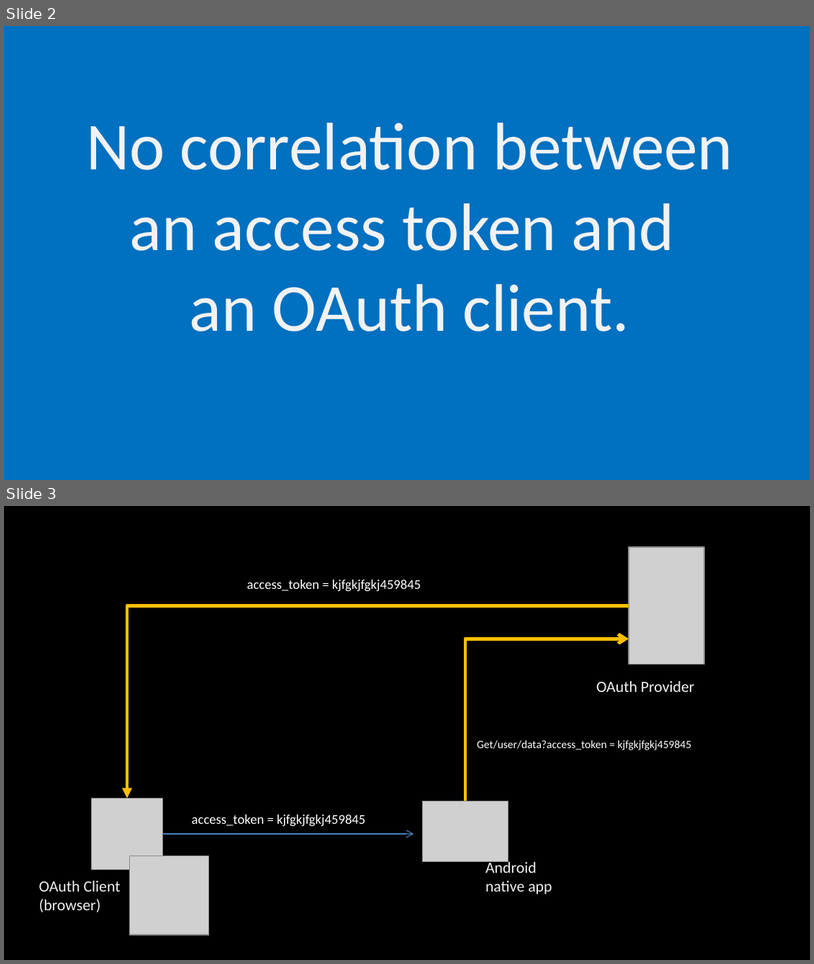
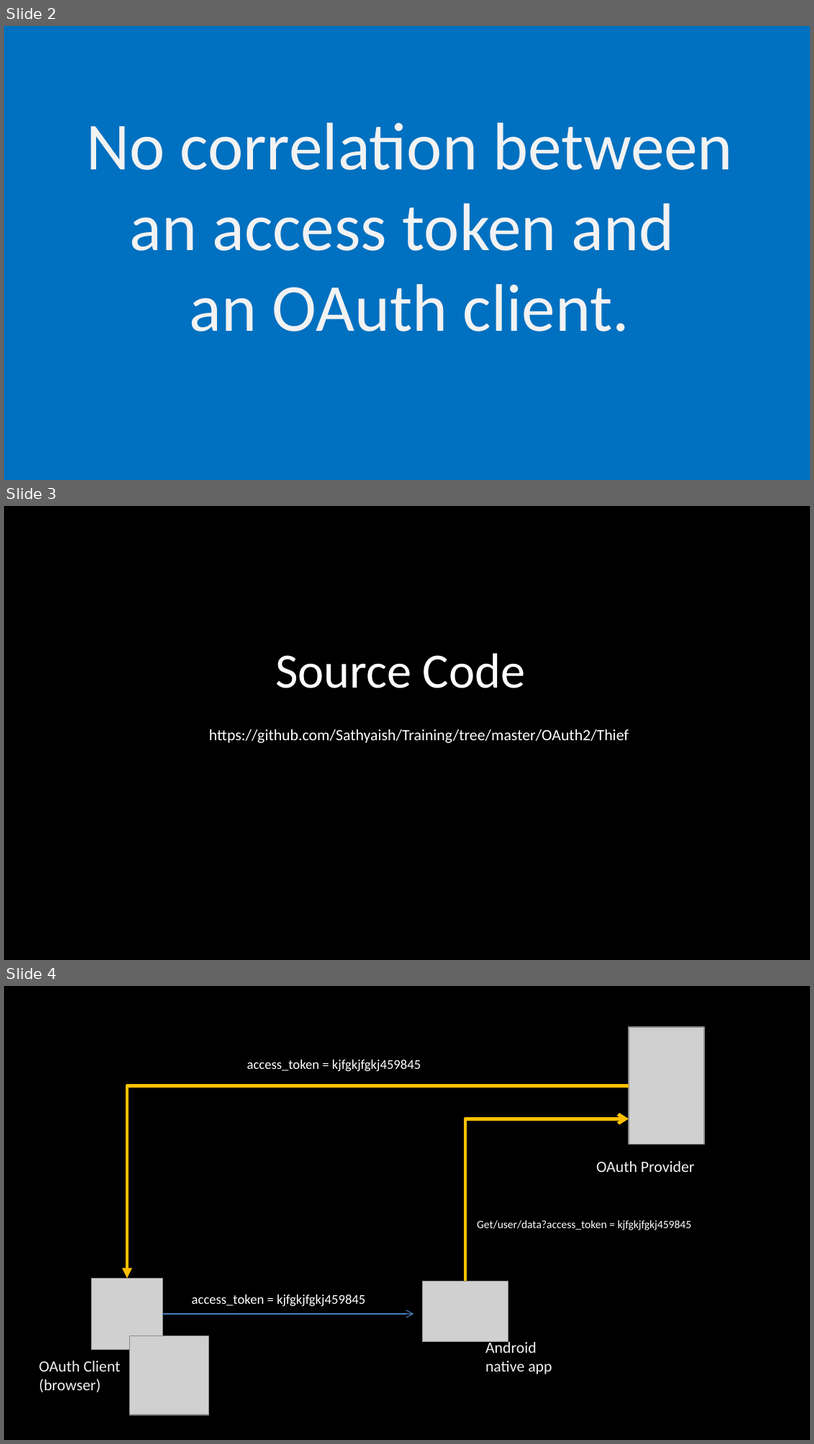
Before and after one commit to Sathyaish/Training, a slide deck: OAuth2/AccessTokensAreBearerTokens.pptx. Shown one above the other, each under a label of ours: slides 2 and 3 before the commit, slides 2, 3 and 4 after it. The pictures are 814x964 and 814x1444 pixels, drawn with LibreOffice and Linux fonts; fonts in the diff are those of the drawing; grey boxes stand for pictures. Boxes give left, top, right and bottom in pixels: in the first picture for what was removed or moved away, otherwise in the second. Text is boxed around its words. In the diff, an @@ line names an element or a change of style, - is before the commit and + after.

```diff
--- a/OAuth2/AccessTokensAreBearerTokens.pptx
+++ b/OAuth2/AccessTokensAreBearerTokens.pptx
@@ slide 3 added at (x1=4, y1=506, x2=810, y2=960), background #000000 @@
@@ text added at (x1=275, y1=653, x2=525, y2=688), 44 pt, text #FFFFFF @@
+Source Code
@@ text added at (x1=209, y1=729, x2=629, y2=743), 14 pt, text #FFFFFF @@
+https://github.com/Sathyaish/Training/tree/master/OAuth2/Thief
@@ what was slide 3 is now slide 4 @@
```
Also in this commit, not shown: 2 other slides added, 15 other files.
